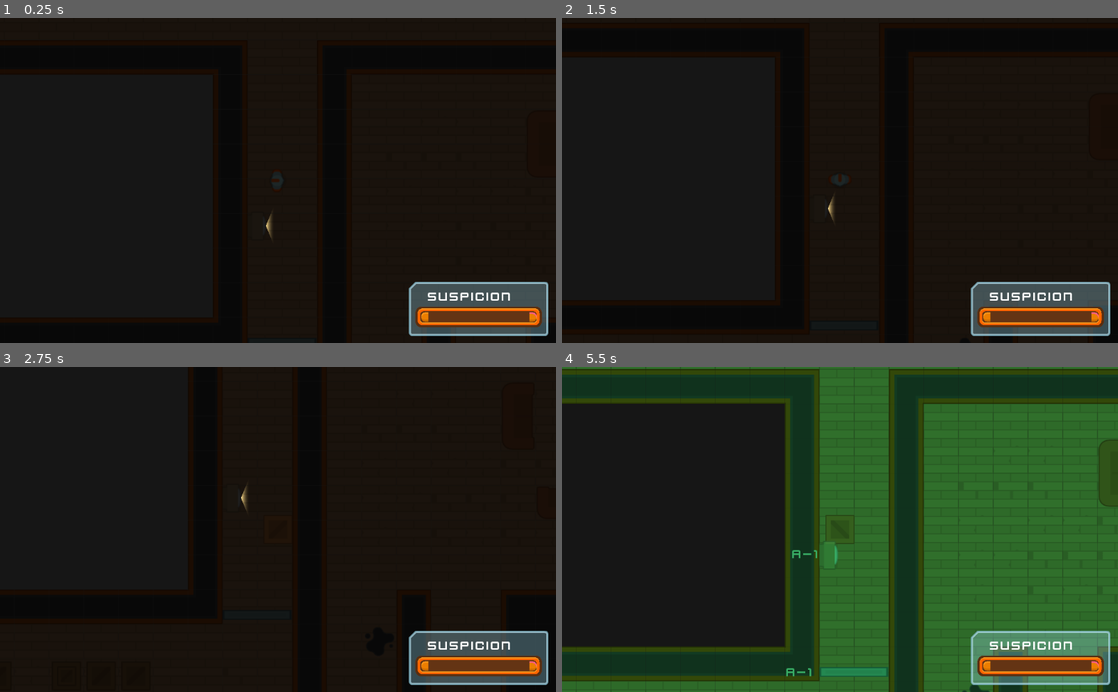
Above: before the commit, frames 1-4 (two rows, left to right).
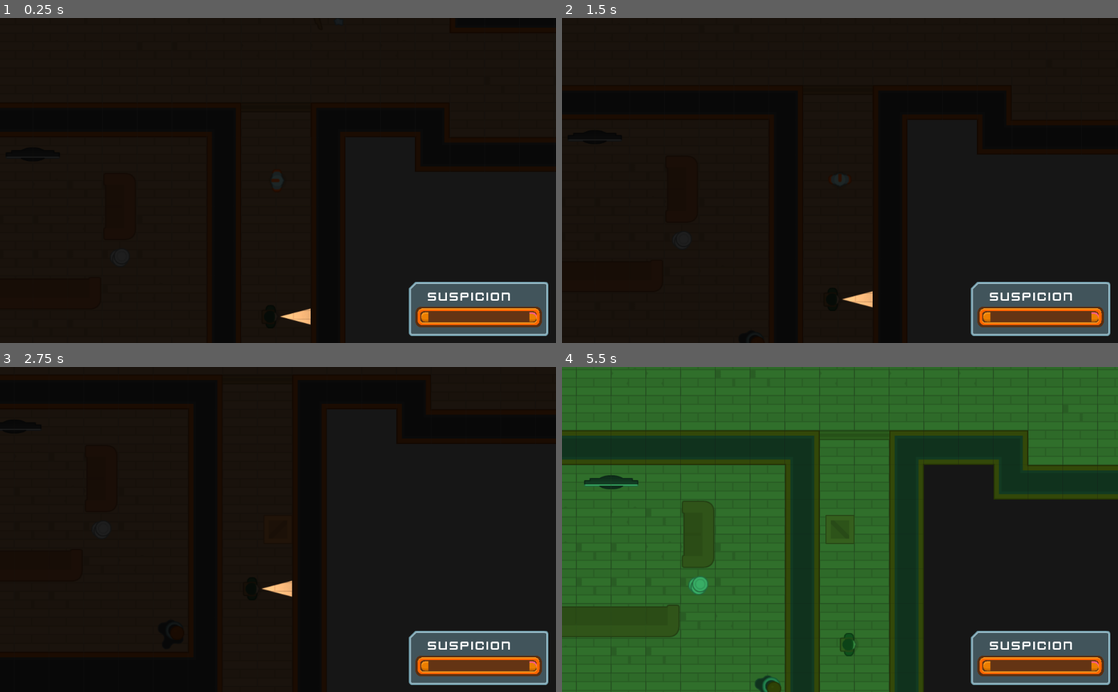
Above: after the commit, the same moments.

Repository: CharlExMachina/lab-escape
Game: Godot game, scene res://levels/Level 1.tscn
The game is run twice, just before and just after one commit, with the same random seed, the same clock (stepped at 60 frames per second) and the same inputs.
Inputs (mouse positions are in pixels of both pictures, inside the frame that each line leads up to):
- Up to frame 1 (0.25 s): no input
- Up to frame 2 (1.5 s): tap Enter at 0.5 s; move the mouse to (962, 164) at 0.52 s; hold D (move_right) 0.53-1.28 s; hold Right mouse button (aim) 0.53-1.28 s; tap Space at 1.25 s; move the mouse to (728, 196) at 1.27 s; hold S (move_down) from 1.28 s (still down); click (728, 196) at 1.35 s
- Up to frame 3 (2.75 s): move the mouse to (333, 458) at 2.02 s; release S (move_down) at 2.03 s; hold D (move_right) from 2.03 s (still down); hold Shift (toggle_box) from 2.03 s (still down)
- Up to frame 4 (5.5 s): tap Enter at 2.75, 5 s; move the mouse to (812, 594) at 2.77 s; release D (move_right) at 2.78 s; release Shift (toggle_box) at 2.78 s; hold W (move_up) 2.78-3.53 s; tap E (toggle_vision_mode) at 2.85 s; move the mouse to (1006, 578) at 3.52 s; hold Right mouse button (aim) 3.53-4.28 s; hold A (move_left) 3.53-5.03 s; tap Space at 4.25 s; move the mouse to (673, 480) at 4.27 s; click (673, 480) at 4.35 s; move the mouse to (867, 529) at 5.02 s; hold S (move_down) from 5.03 s (still down); hold Shift (toggle_box) from 5.03 s (still down)

The runs differ from the first frame. In frame 1, 0.2% of the frame differs, in the area x 47-56%, y 60-95%; in frame 2, 0.2%; in frame 3, 0.2%; in frame 4, 70%, in the area x 0-100%, y 0-100%.
Error in both runs: Invalid get index '0' (on base: 'PoolVector2Array'). (res://characters/SecurityGuard.gd:28)

Commit message:
Implemented box hiding functionality

Diff:
--- a/Lab Escape/characters/PlayerDetection.gd
+++ b/Lab Escape/characters/PlayerDetection.gd
@@ -39,7 +39,10 @@
 	var distance_to_player = player.global_position.distance_to(global_position)
 
 	if los_obstacle.collider == player && distance_to_player < vision_range:
-		return true
+		if not player.is_hiding_in_box || player.motion.length() > 1:
+			return true
+		else:
+			return false
 	else:
 		return false
 
--- a/Lab Escape/levels/Level 1.tscn
+++ b/Lab Escape/levels/Level 1.tscn
@@ -823,7 +823,7 @@
 position = Vector2( 2032.32, -1105.69 )
 
 [node name="Player" parent="." index="2"]
-position = Vector2( 951.843, -188.554 )
+position = Vector2( 2051.6, -303.924 )
 
 [node name="SecurityGuard" parent="Guards" index="0" instance=ExtResource( 2 )]
 position = Vector2( 2038.31, -52.6646 )
